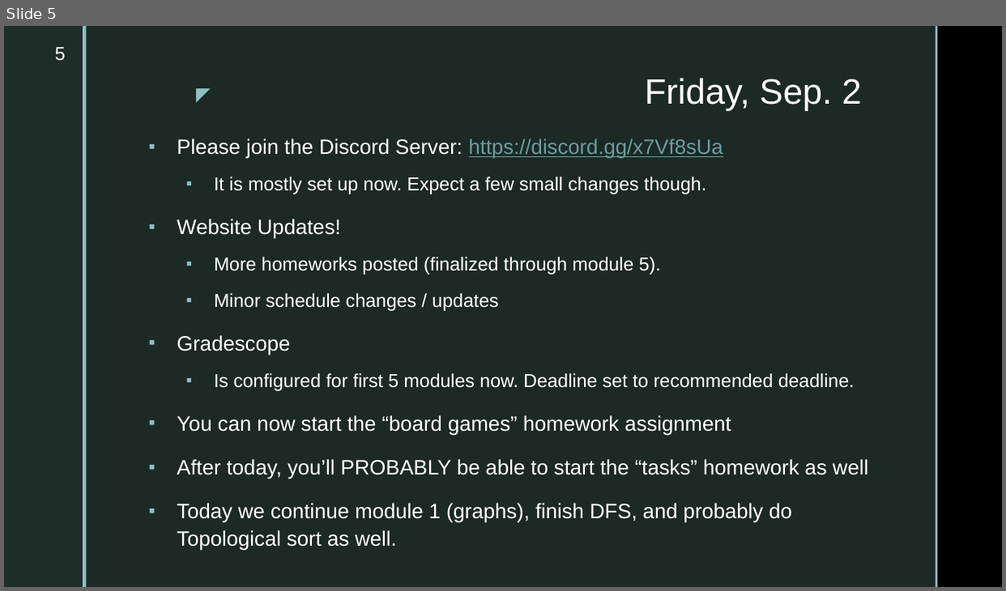
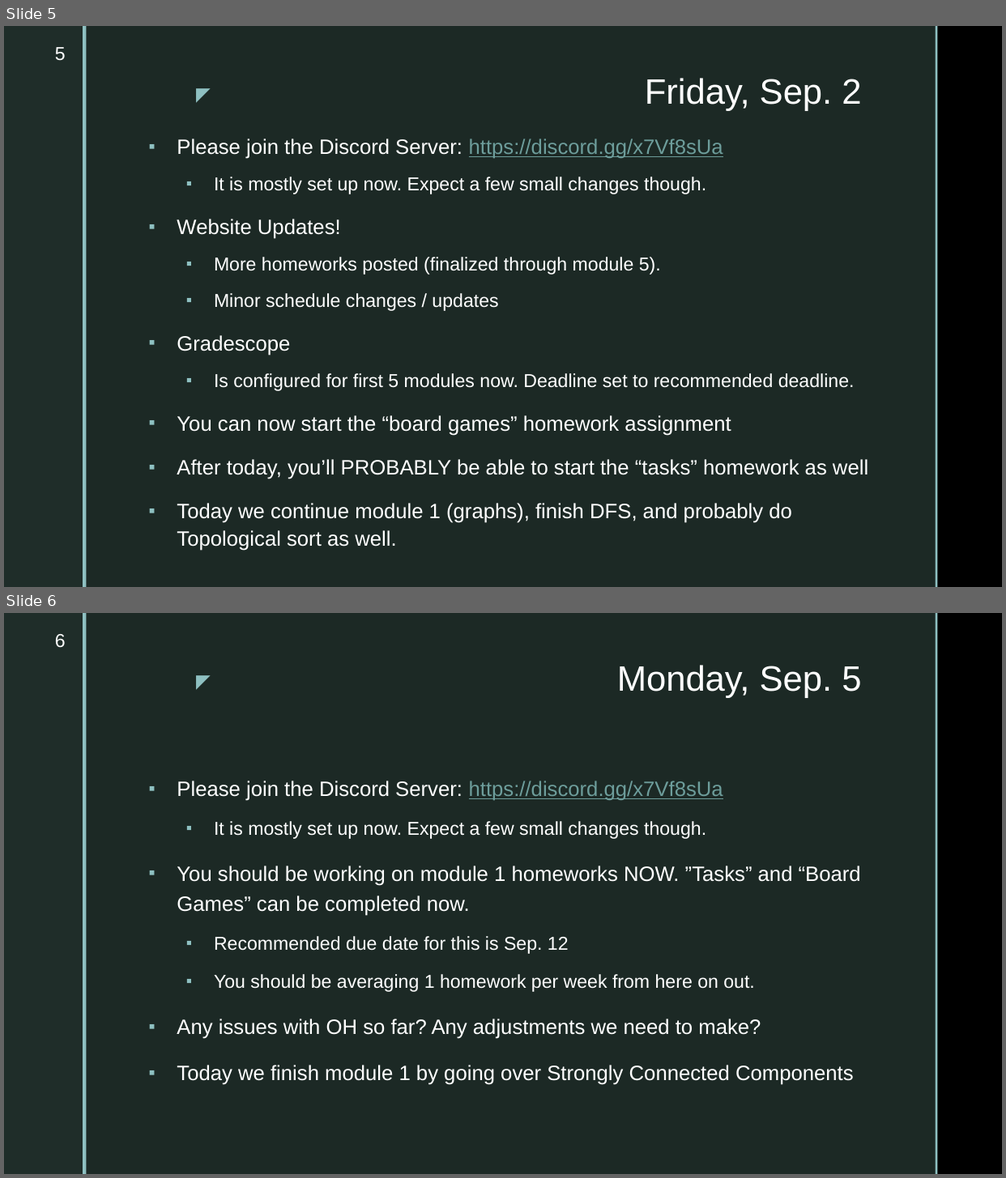
Before and after one commit to markfloryan/dsa2, a slide deck: slides/dailyannouncements.pptx. Shown one above the other, each under a label of ours: slide 5 before the commit, slides 5 and 6 after it. The pictures are 1006x591 and 1006x1178 pixels, drawn with LibreOffice and Linux fonts; fonts in the diff are those of the drawing; background and template pictures are left out. Boxes give left, top, right and bottom in pixels: in the first picture for what was removed or moved away, otherwise in the second. Text is boxed around its words. In the diff, an @@ line names an element or a change of style, - is before the commit and + after.

```diff
--- a/slides/dailyannouncements.pptx
+++ b/slides/dailyannouncements.pptx
@@ slide 6 added at (4,613,1002,1174), background picture (left out); not listed: 5 template elements that a slide beside it also shows @@
@@ page number added at (55,634,66,648), 18 pt, text #FFFFFF @@
+6
@@ title added at (617,665,861,698), 34 pt, text #FFFFFF @@
+Monday, Sep. 5
@@ text added at (177,781,861,1085), 20 pt, text #FFFFFF @@
+▪ Please join the Discord Server: https://discord.gg/x7Vf8sUa
+  ▪ It is mostly set up now. Expect a few small changes though.
+▪ You should be working on module 1 homeworks NOW. ”Tasks” and “Board Games” can be completed now.
+  ▪ Recommended due date for this is Sep. 12
+  ▪ You should be averaging 1 homework per week from here on out.
+▪ Any issues with OH so far? Any adjustments we need to make?
+▪ Today we finish module 1 by going over Strongly Connected Components
```
Also in this commit, not shown: 9 other files.
